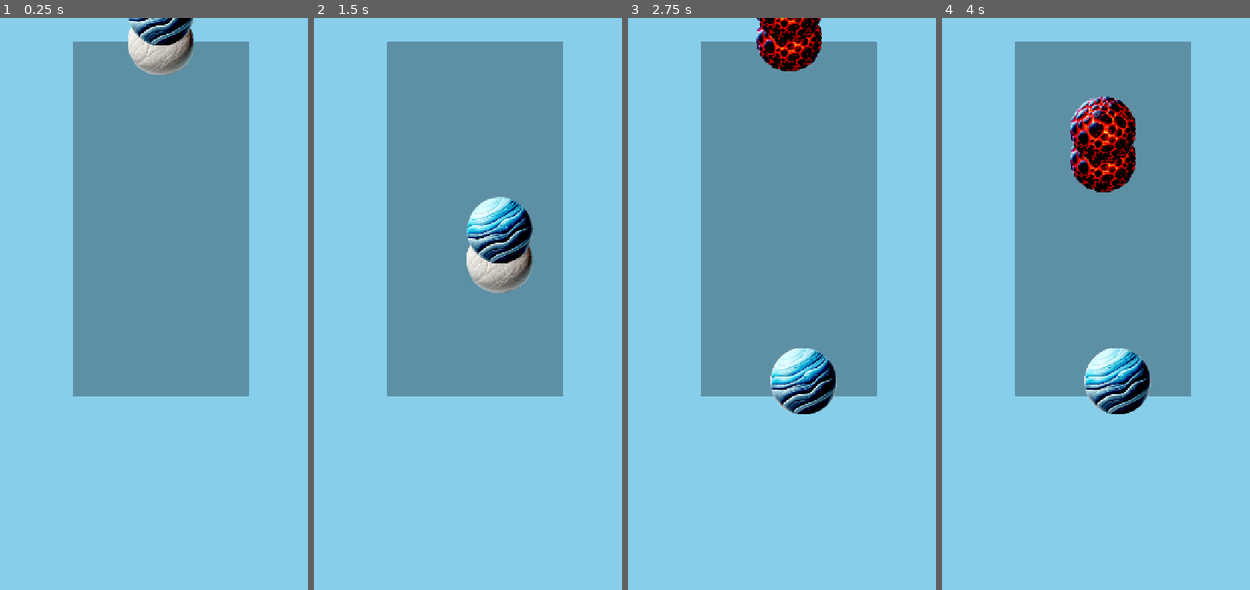
Above: before the commit, frames 1-4 (left to right).
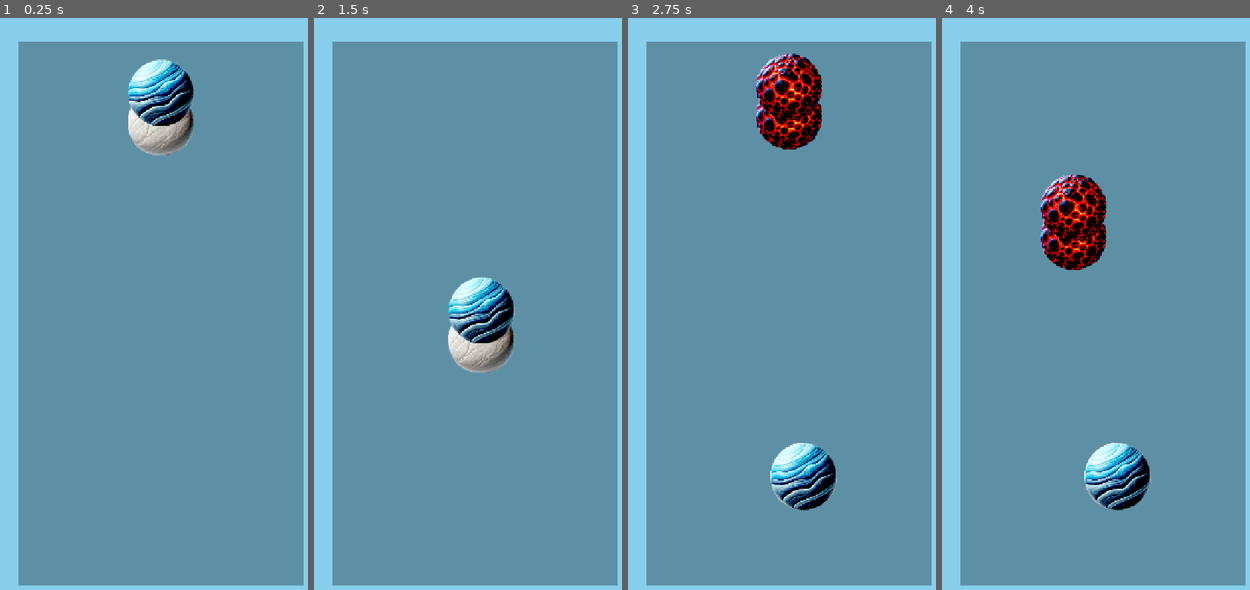
Above: after the commit, the same moments.

Repository: dmitriylogunov/pebbleharmony
Game: Godot game, scene res://scenes/main.tscn
The game is run twice, just before and just after one commit, with the same random seed, the same clock (stepped at 60 frames per second) and the same inputs.
Inputs (mouse positions are in pixels of both pictures, inside the frame that each line leads up to):
- Up to frame 1 (0.25 s): no input
- Up to frame 2 (1.5 s): tap Enter at 0.5 s; move the mouse to (548, 286) at 0.52 s; hold Right 0.53-1.25 s; tap Q at 0.6 s; click (548, 286) at 0.67 s; tap Space at 0.77 s; drag from (409, 344) to (523, 206) at 1.27 s
- Up to frame 3 (2.75 s): move the mouse to (822, 183) at 2.02 s; hold Right from 2.03 s (still down); tap Q at 2.1 s
- Up to frame 4 (4 s): release Right at 2.75 s; drag from (1086, 429) to (1003, 223) at 2.77 s; move the mouse to (1200, 401) at 3.52 s; hold Left from 3.53 s (still down); tap Q at 3.6 s; tap Space at 3.77 s

The runs differ from the first frame. In frame 1, 57% of the frame differs, in the area x 5-99%, y 0-100%; in frame 2, 58%; in frame 3, 58%; in frame 4, 60%, in the area x 5-99%, y 4-100%.

Commit message:
Center grid within screen margins
- GridBackground now inset 50px from all screen edges (50,50 to 670,1230)
- Grid centered within GridBackground area at position (168,256)
- Added GRID_BACKGROUND_WIDTH/HEIGHT constants for clarity
- Updated GRID_ORIGIN to calculate centered position within margins
- Adjusted SpawnPosition to align with new grid placement

🤖 Generated with [Claude Code](https://claude.ai/code)

Co-Authored-By: Claude <noreply@anthropic.com>

Diff:
--- a/scenes/main.tscn
+++ b/scenes/main.tscn
@@ -12,15 +12,15 @@
 color = Color(0.529412, 0.807843, 0.921569, 1)
 
 [node name="GridBackground" type="ColorRect" parent="."]
-offset_left = 168.0
+offset_left = 50.0
 offset_top = 50.0
-offset_right = 552.0
-offset_bottom = 818.0
+offset_right = 670.0
+offset_bottom = 1230.0
 mouse_filter = 2
 color = Color(0, 0, 0, 0.3)
 
 [node name="GridContainer" type="Node2D" parent="."]
-position = Vector2(168, 50)
+position = Vector2(168, 256)
 script = ExtResource("2_0wfyh")
 
 [node name="UI" type="CanvasLayer" parent="."]
@@ -32,6 +32,6 @@
 offset_bottom = 43.0
 
 [node name="SpawnPosition" type="Marker2D" parent="."]
-position = Vector2(360, 32)
+position = Vector2(360, 206)
 
 [node name="PlaceSound" type="AudioStreamPlayer" parent="."]
--- a/scripts/game_constants.gd
+++ b/scripts/game_constants.gd
@@ -11,9 +11,12 @@
 const GRID_PIXEL_WIDTH = GRID_WIDTH * CELL_SIZE
 const GRID_PIXEL_HEIGHT = GRID_HEIGHT * CELL_SIZE
 
+const GRID_BACKGROUND_WIDTH = SCREEN_WIDTH - (UI_MARGIN * 2)
+const GRID_BACKGROUND_HEIGHT = SCREEN_HEIGHT - (UI_MARGIN * 2)
+
 const GRID_ORIGIN = Vector2(
-	(SCREEN_WIDTH - GRID_PIXEL_WIDTH) / 2,
-	UI_MARGIN
+	UI_MARGIN + (GRID_BACKGROUND_WIDTH - GRID_PIXEL_WIDTH) / 2,
+	UI_MARGIN + (GRID_BACKGROUND_HEIGHT - GRID_PIXEL_HEIGHT) / 2
 )
 
 const FALL_SPEED = 80.0
